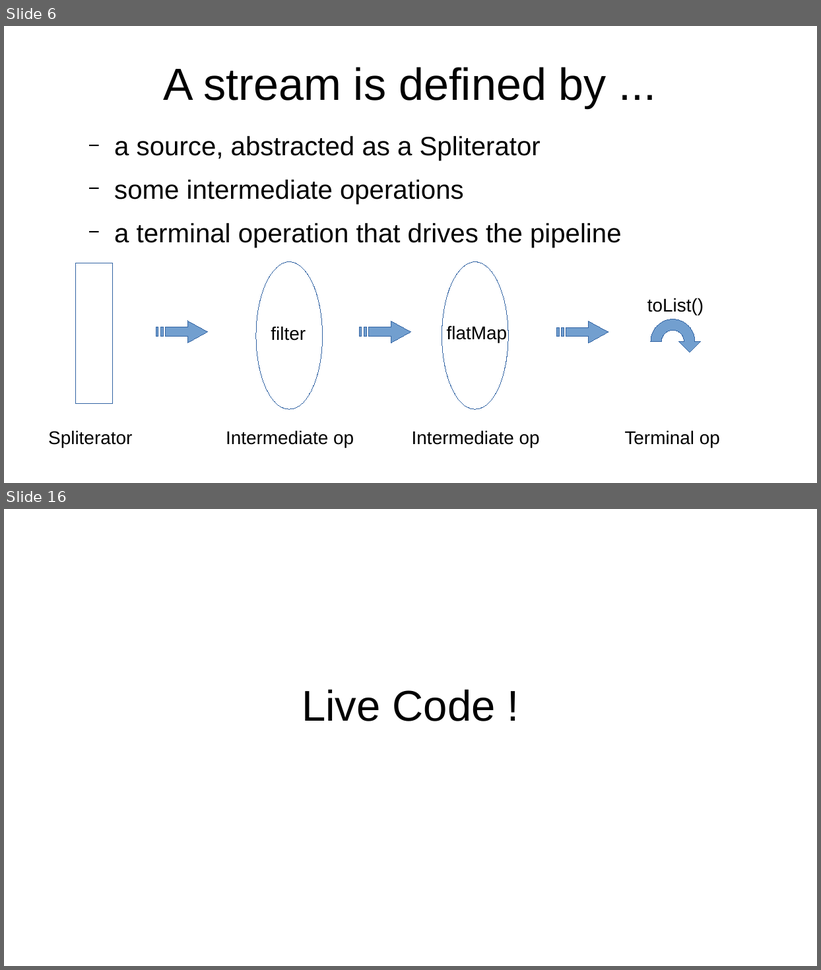
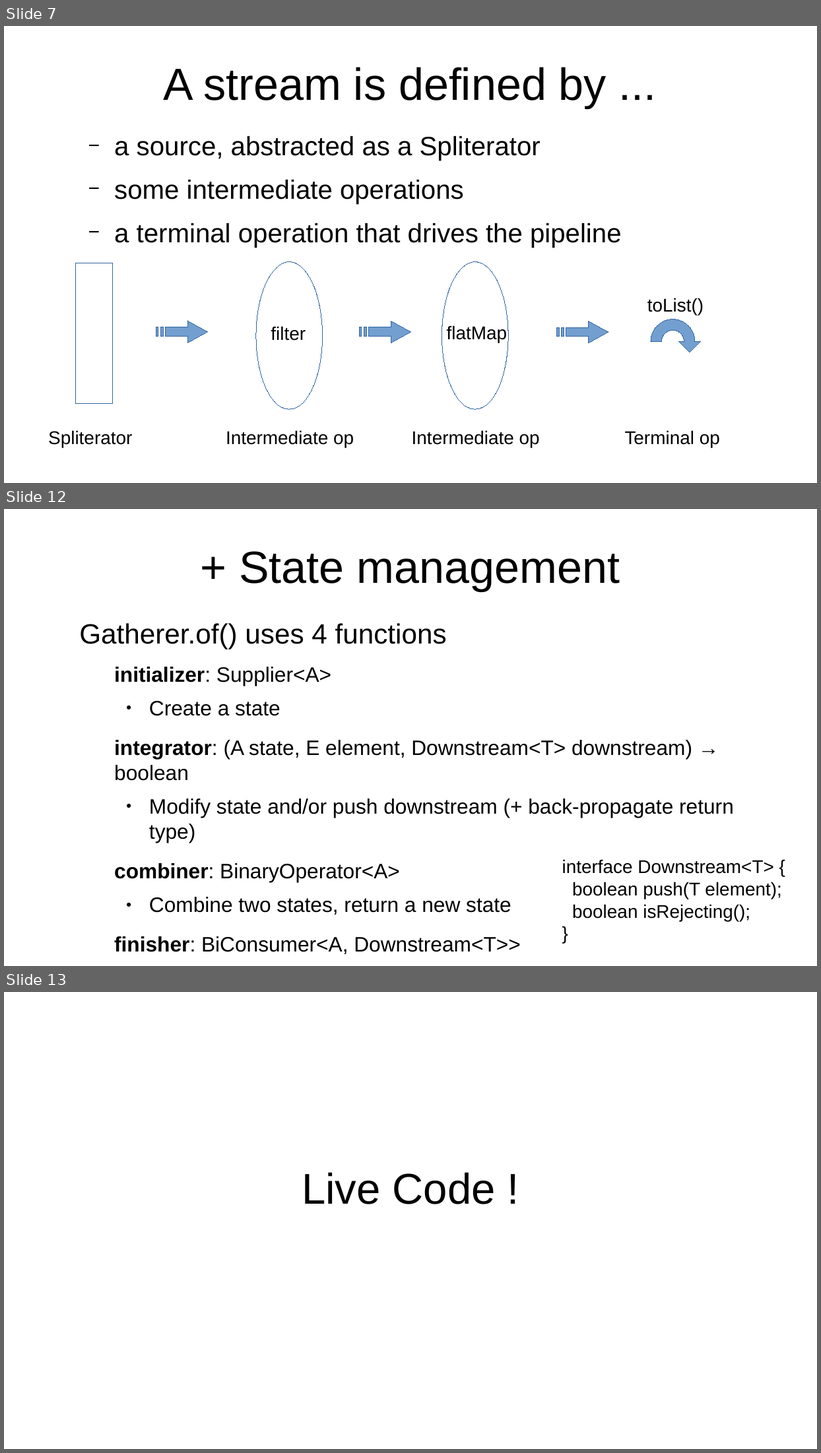
Before and after one commit to forax/we_are_all_to_gather, a slide deck: We are all to gather.odp. Shown one above the other, each under a label of ours: slides 6 and 16 before the commit, slides 7, 12 and 13 after it; the slides between them are not shown. The pictures are 821x970 and 821x1453 pixels, drawn with LibreOffice and Linux fonts; fonts in the diff are those of the drawing. Boxes give left, top, right and bottom in pixels: in the first picture for what was removed or moved away, otherwise in the second. Text is boxed around its words. In the diff, an @@ line names an element or a change of style, - is before the commit and + after.

```diff
--- a/We are all to gather.odp
+++ b/We are all to gather.odp
@@ slide 12 added at (4,509,817,966), background #FFFFFF @@
@@ title added at (239,551,620,591), 44 pt, text #000000 @@
++ State management
@@ text added at (79,623,734,955), 20.4 pt, text #000000 @@
+Gatherer.of() uses 4 functions
+  initializer: Supplier<A>
+    ● Create a state
+  integrator: (A state, E element, Downstream<T> downstream) → boolean
+    ● Modify state and/or push downstream (+ back-propagate return type)
+  combiner: BinaryOperator<A>
+    ● Combine two states, return a new state
+  finisher: BiConsumer<A, Downstream<T>>
+    ● Push downstream at the end
@@ text added at (562,859,781,921), 18 pt, text #000000 @@
+interface Downstream<T> {
+boolean push(T element);
+boolean isRejecting();
+}
@@ what was slide 6 is now slide 7 @@
@@ what was slide 16 is now slide 13 @@
```
Also in this commit, not shown: 12 slides changed, 6 other slides added, 7 slides removed, 1 other file.
